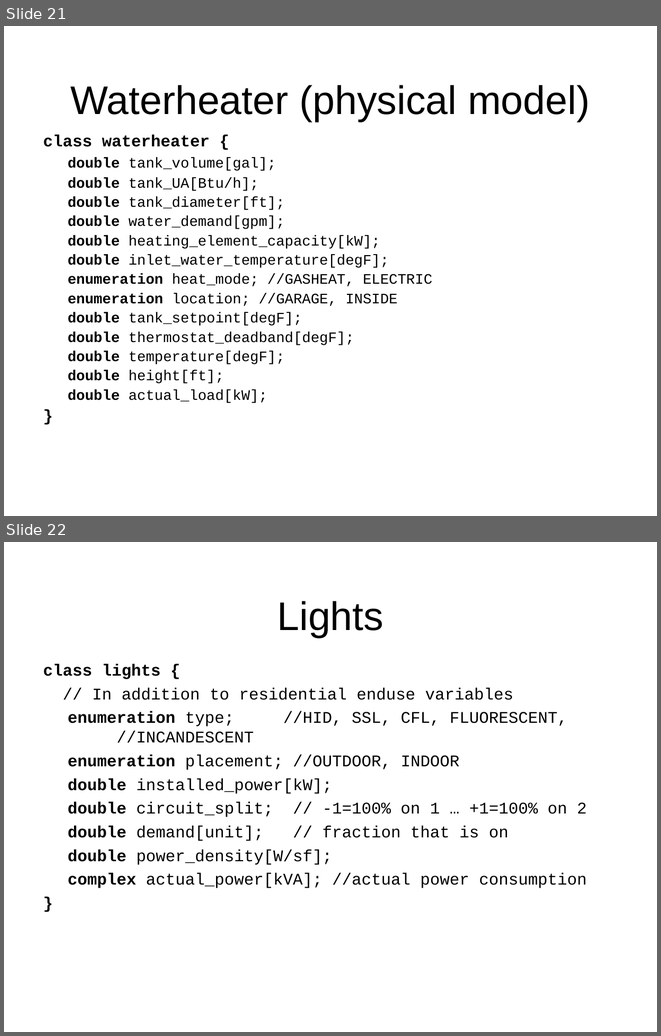
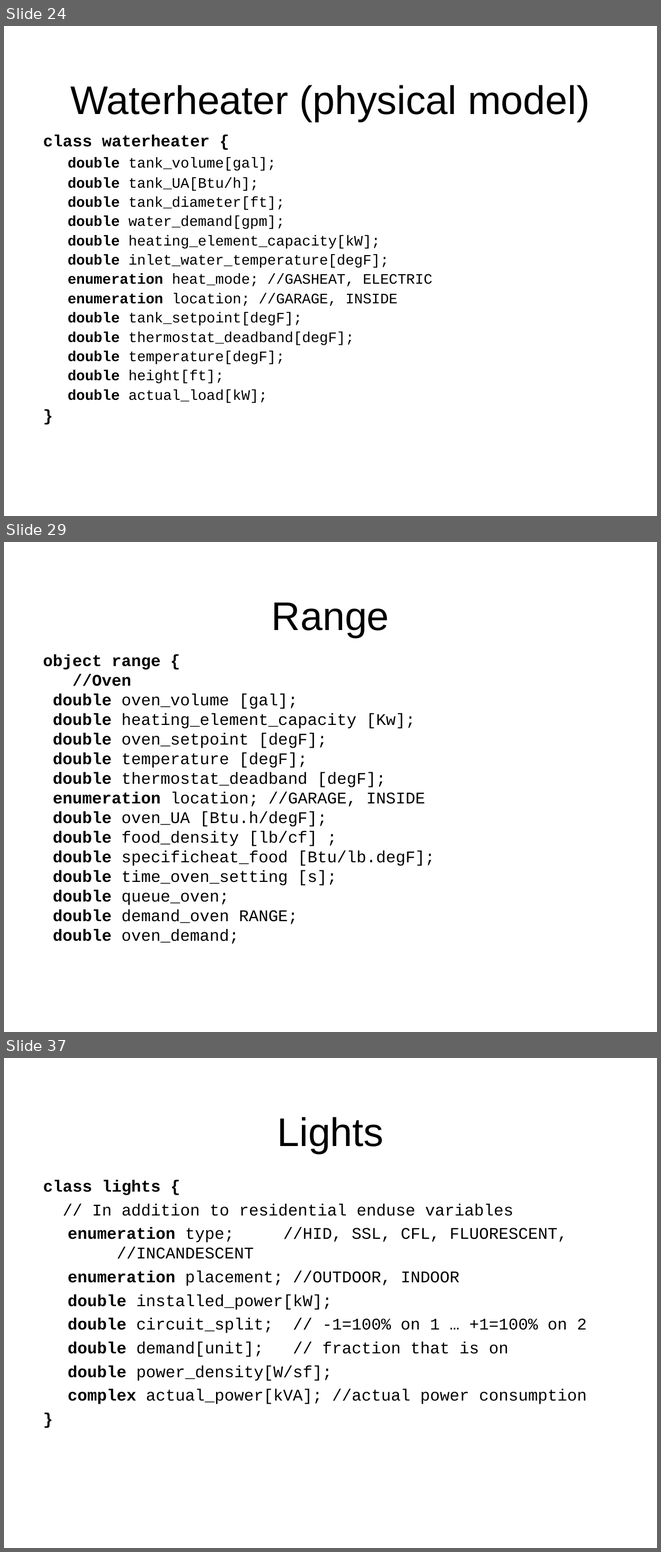
Before and after one commit to gridlab-d/course, a slide deck: ThreeDayCourse_v22/Day2/3.2 - Residential.ppt. Shown one above the other, each under a label of ours: slides 21 and 22 before the commit, slides 24, 29 and 37 after it; the slides between them are not shown. The pictures are 661x1036 and 661x1552 pixels, drawn with LibreOffice and Linux fonts; fonts in the diff are those of the drawing; background and template pictures are left out. Boxes give left, top, right and bottom in pixels: in the first picture for what was removed or moved away, otherwise in the second. Text is boxed around its words. In the diff, an @@ line names an element or a change of style, - is before the commit and + after.

Commit message:
Updated water heater,dishwasher, dryer, electric range, refrigerator, and clothes washer slides.

```diff
--- a/ThreeDayCourse_v22/Day2/3.2 - Residential.ppt
+++ b/ThreeDayCourse_v22/Day2/3.2 - Residential.ppt
@@ slide 29 added at (x1=4, y1=542, x2=657, y2=1032), background picture (left out) @@
@@ title added at (x1=272, y1=602, x2=389, y2=637), 44 pt, text #000000 @@
+Range
@@ text added at (x1=43, y1=654, x2=435, y2=944), 18 pt, text #000000 @@
+object range {
+//Oven
+double oven_volume [gal];
+double heating_element_capacity [Kw];
+double oven_setpoint [degF];
+double temperature [degF];
+double thermostat_deadband [degF];
+enumeration location; //GARAGE, INSIDE
+double oven_UA [Btu.h/degF];
+double food_density [lb/cf] ;
+double specificheat_food [Btu/lb.degF];
+double time_oven_setting [s];
+double queue_oven;
+double demand_oven RANGE;
+double oven_demand;
@@ what was slide 21 is now slide 24 @@
@@ what was slide 22 is now slide 37 @@
```
Also in this commit, not shown: 14 other slides added, 5 slides removed.
